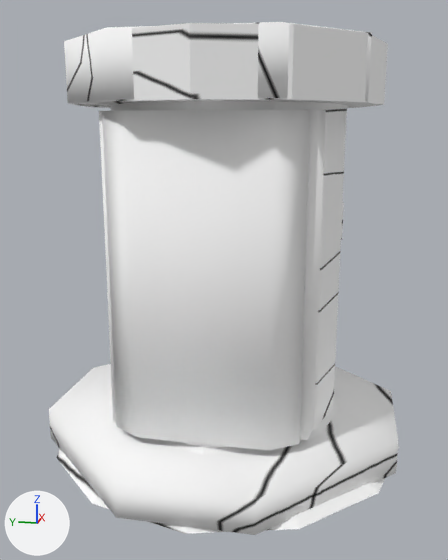
The Blender file models/UNCOMPILED/chamber.blend as it was, and as the next commit left it.
Rendered twice from a 50 mm lens placed at (-5.43, -1.05, 2.68), pointed at (-0.06, 0.02, 1.34). Lighting does not change. The marker at lower left points along +X, +Y and +Z.

The scene before the commit, as lines of its bpy script (objects in view):
```python
me_cube = bpy.data.meshes.new('Cube')
me_cube.from_pydata(...)  # 76 vertices, 76 faces; spans x -1.54..1.6, y -1.6..1.53, z -3.48..0.0
me_cube.polygons.foreach_set('use_smooth', [True] * 76)
me_cube.materials.append(mat_chamber)
me_cylinder = bpy.data.meshes.new('Cylinder')
me_cylinder.from_pydata(...)  # 116 vertices, 112 faces; spans x -1.6..1.7, y -1.7..1.6, z -19.8..0.0
me_cylinder.materials.append(mat_chamber)
ob_chamber = bpy.data.objects.new('chamber', me_cylinder)
ob_chamber.location = (-0.039, 0.053, 3.338)
ob_chamber.scale = (1.0, 1.0, 0.178)
ob_chamber_physics = bpy.data.objects.new('chamber_physics', me_cube)
ob_chamber_physics.location = (-0.039, 0.053, 3.338)
```
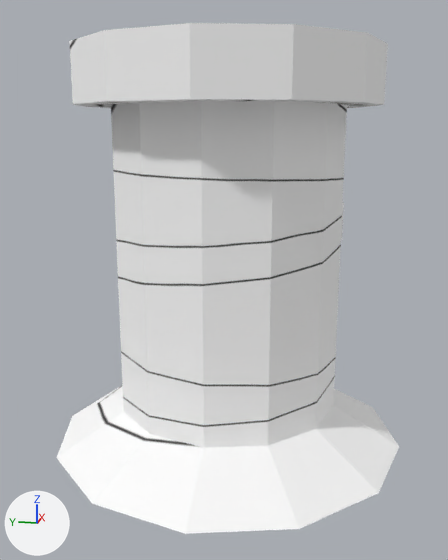
What changed in the scene script:
```text
Change me_cylinder:
    used by ob_chamber; location = (-0.039, 0.053, 3.338); scale = (1.0, 1.0, 0.178)
    remove me_cylinder.from_pydata(...)  # 116 vertices, 112 faces; spans x -1.6..1.7, y -1.7..1.6, z -19.8..0.0
    add me_cylinder.from_pydata(...)  # 98 vertices, 88 faces, 7 loose edges; spans x -1.6..1.7, y -1.7..1.6, z -19.8..0.0
    me_cylinder part 1: 82 kept faces spanning x -1.6..1.7, y -1.7..1.6, z -19.8..0.0 get new texture (UV) coordinates
Change ob_chamber_physics:
    add ob_chamber_physics.hide_viewport = True
```

Where the change shows, as pixel boxes [x1, y1, x2, y2] in the pictures (448 x 560 px):
'chamber_physics', hidden
    before: [49, 22, 398, 535]
part 1 of me_cylinder, surface changed (grey to white)
    both: [56, 23, 399, 534]
